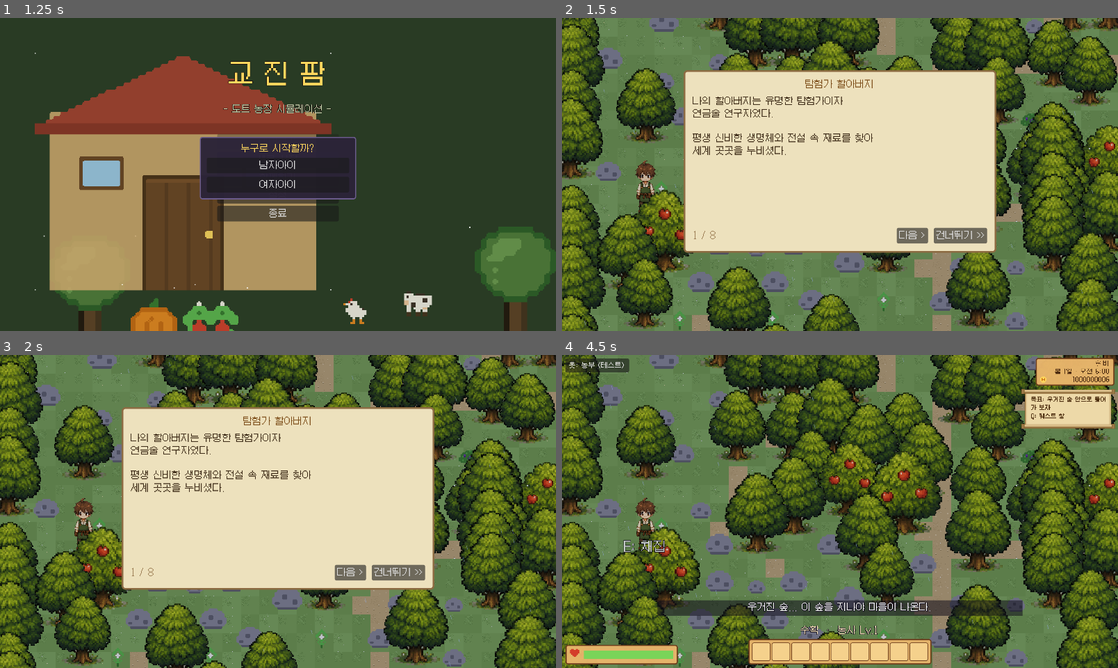
Above: before the commit, frames 1-4 (two rows, left to right).
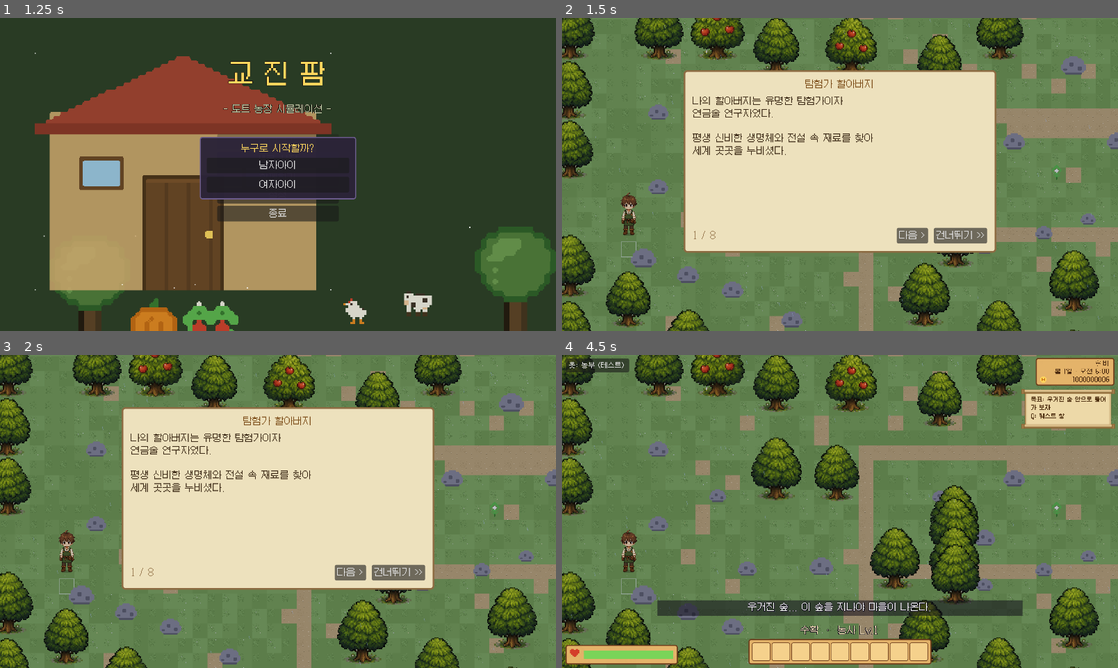
Above: after the commit, the same moments.

Repository: kyojin00/kyojingame
Game: Godot game, scene res://scenes/title.tscn
The game is run twice, just before and just after one commit, with the same random seed, the same clock (stepped at 60 frames per second) and the same inputs.
Inputs:
- Up to frame 1 (1.25 s): click "새로 시작" at 0.5 s
- Up to frame 2 (1.5 s): click "새로 시작" at 1.25 s
- Up to frame 3 (2 s): no input
- Up to frame 4 (4.5 s): click "다음 >" at 2 s; click "< 이전" at 2.75 s; click "건너뛰기 >>" at 3.5 s; click "시작하기" at 4.25 s

Frame 1 is identical in both runs. In frame 2, 48% of the frame differs, in the area x 0-100%, y 0-100%; in frame 3, 48%; in frame 4, 67%.

Commit message:
줌아웃 + 오브젝트 겹침 완전 제거 + 이장의 호미 선물
- 카메라 줌 0.8: 화면에 보이는 범위가 30x17 → 37.5x21 타일로 넓어지고
  모든 것이 20% 작게 보인다. 스토리 숲 구간도 넓어진 화면에 맞춰
  카메라 잠금 범위와 숲 폭을 확장(30→38타일)
- 오브젝트 겹침 완전 제거: 실제 그려지는 폭에서 최소 간격을 계산해 배치한다.
  나무 5타일, 큰바위 4, 돌·채집물 3타일 간격이며, 종류가 섞여도 두 오브젝트가
  요구하는 간격 중 큰 값을 적용해 겹치지 않는다
- 나무 크기 편차를 좁혀(0.86~1.00) 간격을 지켜도 그림이 겹치던 문제 제거
- 숲 구간은 겹치지 않는 한계인 4타일 간격까지 촘촘히 세워 숲다움을 유지
- 맵 테두리 나무도 4타일 간격으로 정리
- 호미 획득 경로 추가: 이장이 편지를 받은 뒤 환영 선물로 호미를 건넨다
  (집터를 내어주는 대화에 이어짐). 대화를 스킵해도 지급 보장 —
  이제 생활 안내의 「밭을 갈자」 목표를 정상적으로 진행할 수 있다

Co-Authored-By: Claude Fable 5 <noreply@anthropic.com>
Claude-Session: https://claude.ai/code/session_01G16d56kTH5eNwk3gstTUwt

Diff:
--- a/game/scripts/main.gd
+++ b/game/scripts/main.gd
@@ -213,6 +213,8 @@
 	"ranch": "목장 상회", "fish": "수산시장",
 }
 # 폰트 규칙: 큰 글씨(14px+)=갈무리11, 작은 글씨(13px 이하·소형 오버레이)=갈무리9
+# 카메라 줌: 1보다 작을수록 더 넓게(작게) 보인다. 화면에 보이는 범위 = 960/줌 x 540/줌
+const CAMERA_ZOOM := 0.8                   # 1200 x 675 월드 픽셀 = 37.5 x 21 타일
 const UI_FONT := preload("res://assets/fonts/Galmuri11.ttf")
 const UI_FONT_SMALL := preload("res://assets/fonts/Galmuri9.ttf")
 
@@ -415,6 +417,7 @@
 
 func _setup_camera() -> void:
 	var cam: Camera2D = player.get_node("Camera")
+	cam.zoom = Vector2(CAMERA_ZOOM, CAMERA_ZOOM)
 	cam.limit_left = 0
 	cam.limit_top = 0
 	cam.limit_right = MAP_W * TILE
@@ -457,16 +460,16 @@
 	objects[CAVE_POS] = {"kind": "cave", "hp": 0}
 	objects[WORLDTREE_POS] = {"kind": "worldtree", "hp": 0}
 
-	# 테두리 나무 (그림이 크므로 한 칸씩 띄워 겹치지 않게 세운다)
+	# 세계의 끝을 두르는 나무 (그림 폭에 맞춰 4칸 간격 — 서로 겹치지 않는다)
 	for x in MAP_W:
-		if x % 2 == 0 and not objects.has(Vector2i(x, 0)):
+		if x % 4 == 0 and not objects.has(Vector2i(x, 0)):
 			objects[Vector2i(x, 0)] = {"kind": "tree", "hp": TREE_HP}
-		if x % 2 == 0:
+		if x % 4 == 0:
 			objects[Vector2i(x, MAP_H - 1)] = {"kind": "tree", "hp": TREE_HP}
 	for y in MAP_H:
-		if y % 2 == 0 and not objects.has(Vector2i(0, y)):
+		if y % 4 == 0 and not objects.has(Vector2i(0, y)):
 			objects[Vector2i(0, y)] = {"kind": "tree", "hp": TREE_HP}
-		if y % 2 == 0 and not objects.has(Vector2i(MAP_W - 1, y)):
+		if y % 4 == 0 and not objects.has(Vector2i(MAP_W - 1, y)):
 			objects[Vector2i(MAP_W - 1, y)] = {"kind": "tree", "hp": TREE_HP}
 
 	# 부지 판매 표지판
@@ -489,18 +492,18 @@
 				continue  # 마을/길은 비워둔다
 			var h := _hash01(x * 3 + 7, y * 5 + 11)
 			if deep_rect.has_point(pos):
-				# 깊은 숲은 빽빽하되, 그림이 겹치지 않게 한 칸씩은 띄운다
-				if h < 0.14:
-					if _nature_clear(pos, 1):
+				# 깊은 숲은 나무를 많이 두되, 그림이 겹치지 않는 선까지만 채운다
+				if h < 0.30:
+					if _nature_clear(pos, "tree"):
 						objects[pos] = {"kind": "tree", "hp": TREE_HP}
-				elif h < 0.19:
-					if _nature_clear(pos, 1):
+				elif h < 0.40:
+					if _nature_clear(pos, "rock"):
 						objects[pos] = {"kind": "rock", "hp": ROCK_HP}
-			elif h < 0.045:
-				if _nature_clear(pos, 2):
+			elif h < 0.10:
+				if _nature_clear(pos, "tree"):
 					objects[pos] = {"kind": "tree", "hp": TREE_HP}
-			elif h < 0.075:
-				if _nature_clear(pos, 1):
+			elif h < 0.16:
+				if _nature_clear(pos, "rock"):
 					objects[pos] = {"kind": "rock", "hp": ROCK_HP}
 
 
@@ -561,18 +564,27 @@
 		for y in [1, 29]:
 			var rim := Vector2i(x, y)
 			if grid[y][x].ground == "grass" and not objects.has(rim) \
-					and _hash01(x * 5 + 3, y * 7 + 2) < 0.55 and _nature_clear(rim, 1):
+					and _hash01(x * 5 + 3, y * 7 + 2) < 0.9 and _nature_clear(rim, "tree"):
 				objects[rim] = {"kind": "tree", "hp": TREE_HP}
 
 
-# 자연물은 타일보다 크게 그려지므로, 서로 겹쳐 보이지 않게 최소 간격을 둔다.
-func _nature_clear(pos: Vector2i, dist: int) -> bool:
-	for dy in range(-dist, dist + 1):
-		for dx in range(-dist, dist + 1):
+# 자연물은 타일보다 훨씬 크게 그려진다. 그림이 서로 겹치지 않도록,
+# 두 오브젝트가 요구하는 간격 중 더 큰 값을 적용해 배치 가능 여부를 판단한다.
+func _nature_clear(pos: Vector2i, kind: String, override_dist := -1) -> bool:
+	var need_self: int = override_dist if override_dist >= 0 \
+		else int(NATURE_CLEAR.get(kind, 1))
+	for dy in range(-NATURE_CLEAR_MAX, NATURE_CLEAR_MAX + 1):
+		for dx in range(-NATURE_CLEAR_MAX, NATURE_CLEAR_MAX + 1):
 			var p := pos + Vector2i(dx, dy)
 			if p == pos or not objects.has(p):
 				continue
-			if objects[p].kind in NATURE_KINDS:
+			var k: String = objects[p].kind
+			if not NATURE_CLEAR.has(k):
+				continue
+			# 간격을 직접 지정한 구간(숲 등)은 그 값을 그대로 쓴다
+			var need: int = need_self if override_dist >= 0 \
+				else maxi(need_self, int(NATURE_CLEAR[k]))
+			if maxi(absi(dx), absi(dy)) <= need:
 				return false
 	return true
 
@@ -637,8 +649,13 @@
 	"barn": 1.8, "forage_berry": 1.5, "forage_herb": 1.5,
 	"deco_fountain": 1.4, "deco_lamp": 1.15, "deco_bench": 1.15,
 }
-# 서로 겹쳐 보이면 안 되는 자연물 (배치 시 최소 간격을 둔다)
-const NATURE_KINDS := ["tree", "rock", "bigrock", "forage_berry", "forage_herb"]
+# 자연물이 서로 겹쳐 보이지 않도록 실제 그려지는 크기에서 뽑은 최소 간격(타일).
+# 나무는 약 3.9~4.5타일 폭으로 그려진다 → 일반 지역은 5타일 간격,
+# 숲 구간은 4타일 간격(살짝 맞닿는 정도)으로 촘촘하게 세운다.
+const NATURE_CLEAR := {
+	"tree": 4, "bigrock": 3, "rock": 2, "forage_berry": 2, "forage_herb": 2,
+}
+const NATURE_CLEAR_MAX := 4
 const OBJECT_TEX_DENSITY := 2.0  # 농장 오브젝트 텍스처 밀도 (월드 크기 유지용)
 
 
@@ -692,9 +709,8 @@
 	# 큰 캐릭터에 맞춰 자연물은 타일보다 크게 그린다 (충돌 칸은 1칸 유지)
 	var sc: float = OBJECT_SCALES.get(kind, 1.0) / OBJECT_TEX_DENSITY
 	if kind == "tree":
-		# 크기 다양화 + 깊이감: 화면 뒤(위)쪽은 조금 작게, 앞(아래)쪽은 크게
-		sc *= 0.9 + _hash01(pos.x * 7 + 3, pos.y * 13 + 1) * 0.25
-		sc *= 0.9 + 0.15 * (float(pos.y) / float(MAP_H))
+		# 크기는 조금씩만 다르게 — 편차가 크면 배치 간격을 지켜도 그림이 겹친다
+		sc *= 0.86 + _hash01(pos.x * 7 + 3, pos.y * 13 + 1) * 0.14
 	elif kind == "rock":
 		# 큰 돌과 작은 돌이 섞이도록
 		sc *= 0.65 + _hash01(pos.x * 5 + 1, pos.y * 9 + 4) * 0.6
@@ -1457,6 +1473,7 @@
 const STORY_LANE_Y := 16                   # 우체부가 왼쪽에서 걸어오는 길
 const STORY_FORK := Vector2i(20, 16)       # 숲길이 갈라지는 갈림길 (지도 퀘스트)
 const STORY_ROCK := Vector2i(26, 16)       # 마을 가는 길을 막는 커다란 바위 (퀘스트 5)
+const STORY_FOREST_W := 38                 # 스토리 숲의 가로 폭 (줌아웃 화면을 채운다)
 const BIGROCK_HP := 4                      # 커다란 바위는 여러 번 캐야 부서진다
 const BIGROCK_STONE := 4                   # 커다란 바위에서 나오는 돌
 var story_cutscene := false                # 컷신 중 조작 잠금
@@ -1471,11 +1488,13 @@
 	# 숲 구간(마을 이동 전)에는 시작 숲 한 화면(30x17타일)에 카메라를 고정한다.
 	# 마을로 이동하는 travel 단계부터는 전체 맵 카메라로 풀린다.
 	var cam: Camera2D = player.get_node("Camera")
+	cam.zoom = Vector2(CAMERA_ZOOM, CAMERA_ZOOM)
 	if GameData.story_phase in ["enter", "approach", "equip", "chop", "path", "map", "rock"]:
+		# 숲 구간은 시작 숲 한 화면에 고정한다 (줌아웃한 화면 크기에 맞춰 넉넉히)
 		cam.limit_left = 0
-		cam.limit_top = 6 * TILE
-		cam.limit_right = 30 * TILE
-		cam.limit_bottom = 6 * TILE + 540
+		cam.limit_top = TILE
+		cam.limit_right = STORY_FOREST_W * TILE
+		cam.limit_bottom = 23 * TILE
 		cam.position_smoothing_enabled = false
 	else:
 		cam.limit_left = 0
@@ -1504,7 +1523,7 @@
 	# 주인공(왼쪽) 앞을 가로막는 울창한 숲: 나무 사이 간격은 불규칙하게,
 	# 곳곳에 큰 돌을 드문드문 섞어 자연스러운 숲 지형을 만든다.
 	for y in range(1, 23):
-		for x in range(4, 30):
+		for x in range(4, STORY_FOREST_W):
 			var pos := Vector2i(x, y)
 			if grid[y][x].ground != "grass" or objects.has(pos):
 				continue
@@ -1524,16 +1543,20 @@
 			if h < 0.045:
 				grid[y][x].ground = "path"  # 드문드문 흙바닥 자국
 				continue
-			if h < 0.5:
+			if h < 0.35:
 				continue  # 나무 사이 이동 공간 (불규칙한 빈 풀밭)
-			if not _nature_clear(pos, 1):
-				continue  # 자연물끼리 붙어서 그림이 겹치지 않게 한 칸은 띄운다
-			if h < 0.57:
+			if h < 0.45:
 				# 풀/낮은 풀숲/작은 식물 (열매 덤불·약초) — 드문드문
-				objects[pos] = {"kind": "forage_herb" if h < 0.535 else "forage_berry", "hp": 0}
+				if _nature_clear(pos, "forage_berry"):
+					objects[pos] = {"kind": "forage_herb" if h < 0.40 else "forage_berry",
+						"hp": 0}
 			elif h > 0.94:
-				objects[pos] = {"kind": "rock", "hp": ROCK_HP}  # 큰 돌/작은 돌 (크기 랜덤)
+				if _nature_clear(pos, "rock"):
+					objects[pos] = {"kind": "rock", "hp": ROCK_HP}  # 큰 돌/작은 돌
 			else:
+				# 숲 구간은 나무를 촘촘히 세우되(4칸 간격) 그림은 겹치지 않는다
+				if not _nature_clear(pos, "tree", 3):
+					continue
 				var tr := {"kind": "tree", "hp": TREE_HP}
 				if _hash01(x * 17 + 2, y * 23 + 5) < 0.15:
 					tr["apple"] = true  # 일부 나무만 사과 3개가 열린다
@@ -2156,7 +2179,21 @@
 		{"text": "「여기 %s(이)가 길을 열어 준 덕분입니다.」" % nm},
 		{"text": "「%s(이)라고 했나. 교진 마을에 온 것을 환영하네!」" % nm,
 			"name": "이장 덕수", "portrait": chief_happy},
+		{"text": "「마을 서쪽 큰길가에 빈 집터가 하나 있네. 자네가 쓰게.」",
+			"name": "이장 덕수", "portrait": chief_happy},
+		{"text": "「그리고 이건 새로 온 사람에게 주는 우리 마을의 선물일세.」",
+			"name": "이장 덕수", "portrait": chief_normal, "event": _story_give_hoe},
+		{"text": "「호미로 땅을 갈아 밭을 만들면, 이 마을에서 살아갈 수 있을 걸세.」",
+			"name": "이장 덕수", "portrait": chief_happy},
 	], _end_delivery)
+
+
+func _story_give_hoe() -> void:
+	# 정착 준비: 이장이 환영 선물로 호미를 건넨다 (밭갈기 목표의 시작)
+	if not GameData.is_tool_unlocked("hoe"):
+		GameData.unlocked_tools.append("hoe")
+	hud.reward_toast("호미 × 1", tex["icon_hoe"])
+	hud.show_message("호미는 가방(I)에서 슬롯에 넣어야 쓸 수 있다.", 5.0)
 
 
 func _end_delivery() -> void:
@@ -2165,7 +2202,9 @@
 	_apply_story_camera()
 	_apply_story_visibility()
 	hud.quest_toast("이장에게 편지 전달")
-	hud.show_message("메인 스토리 1 완료! 마을 서쪽 집터(E)에 집을 지어 정착하자.", 6.0)
+	if not GameData.is_tool_unlocked("hoe"):
+		GameData.unlocked_tools.append("hoe")  # 대화를 스킵해도 지급 보장
+	hud.show_message("메인 스토리 1 완료! 호미로 밭을 갈고, 집터(E)에 집을 지어 정착하자.", 6.0)
 	if _postman != null:
 		_postman_state = "leave"
 	save_now()
Not shown, changed: ROADMAP.md
Not shown, changed: game/docs/quests.md
